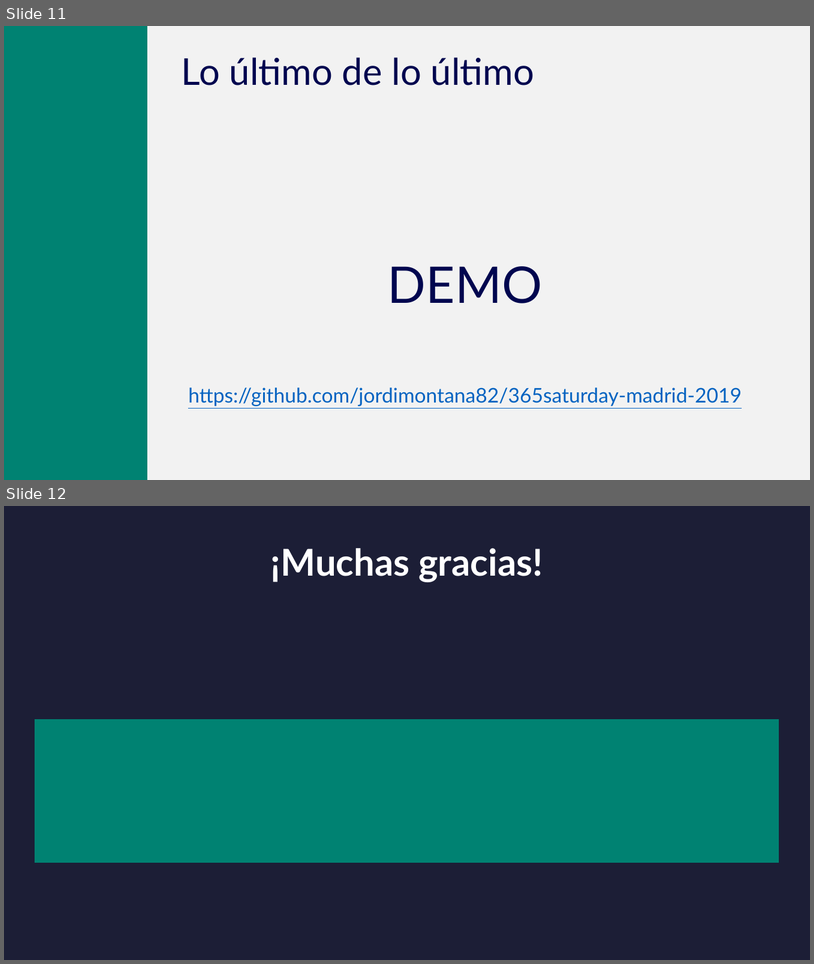
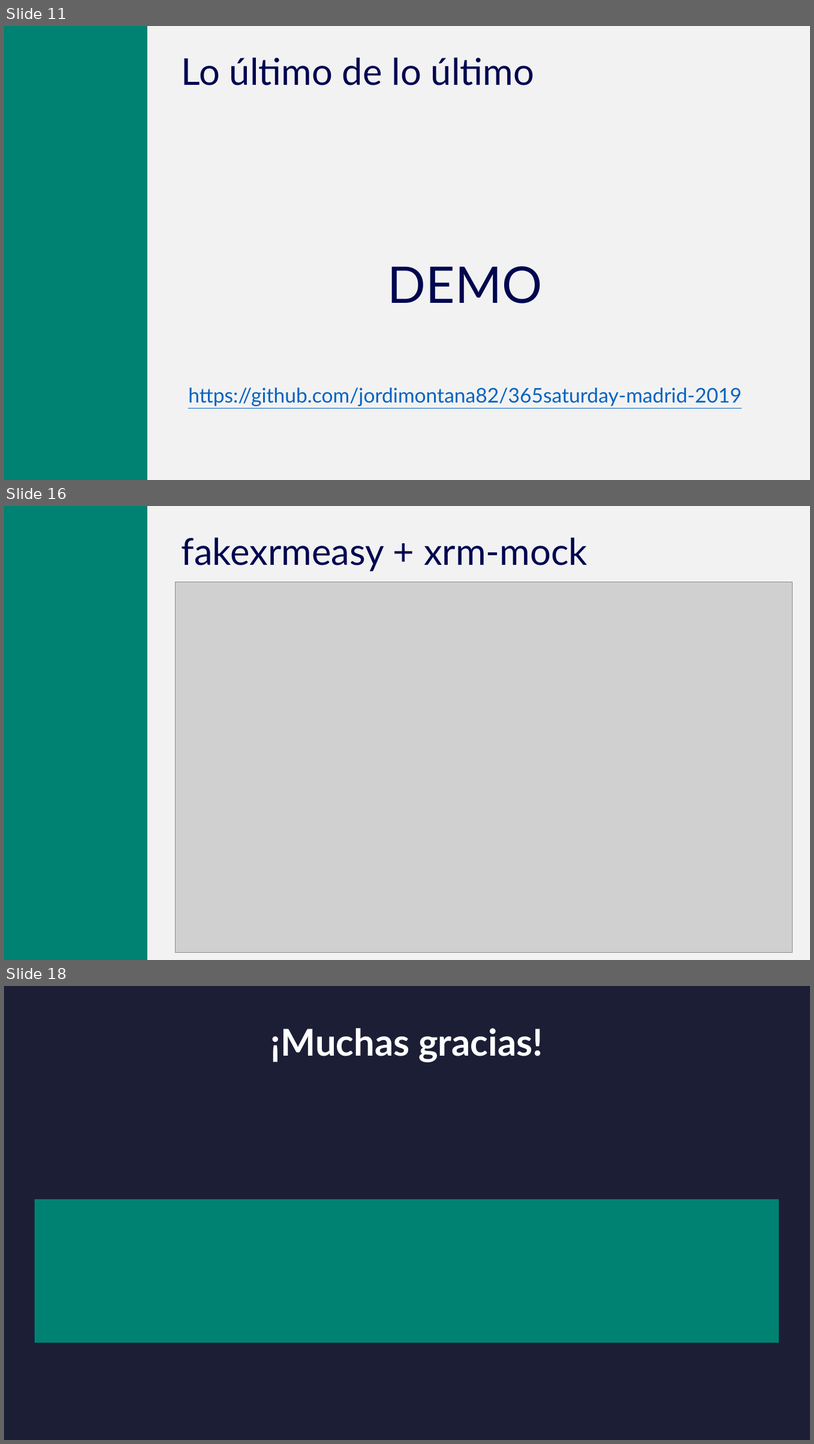
Before and after one commit to jordimontana82/365saturday-madrid-2019, a slide deck: TDD para Dynamics CE - CDS.pptx. Shown one above the other, each under a label of ours: slides 11 and 12 before the commit, slides 11, 16 and 18 after it; the slides between them are not shown. The pictures are 814x964 and 814x1444 pixels, drawn with LibreOffice and Linux fonts; fonts in the diff are those of the drawing; grey boxes stand for pictures; background and template pictures are left out; a plain dark background stands for a picture behind light text. Boxes give left, top, right and bottom in pixels: in the first picture for what was removed or moved away, otherwise in the second. Text is boxed around its words. In the diff, an @@ line names an element or a change of style, - is before the commit and + after.

Commit message:
Added demo screenshots for fakexrmeasy

```diff
--- a/TDD para Dynamics CE - CDS.pptx
+++ b/TDD para Dynamics CE - CDS.pptx
@@ slide 16 added at (4,506,810,960), background #F2F2F2; not listed: 1 template element that a slide beside it also shows @@
@@ title added at (182,537,588,571), 44 pt, text #00064F @@
+fakexrmeasy + xrm-mock
@@ picture added at (176,582,793,952) @@
@@ what was slide 12 is now slide 18 @@
```
Also in this commit, not shown: 5 other slides added.
